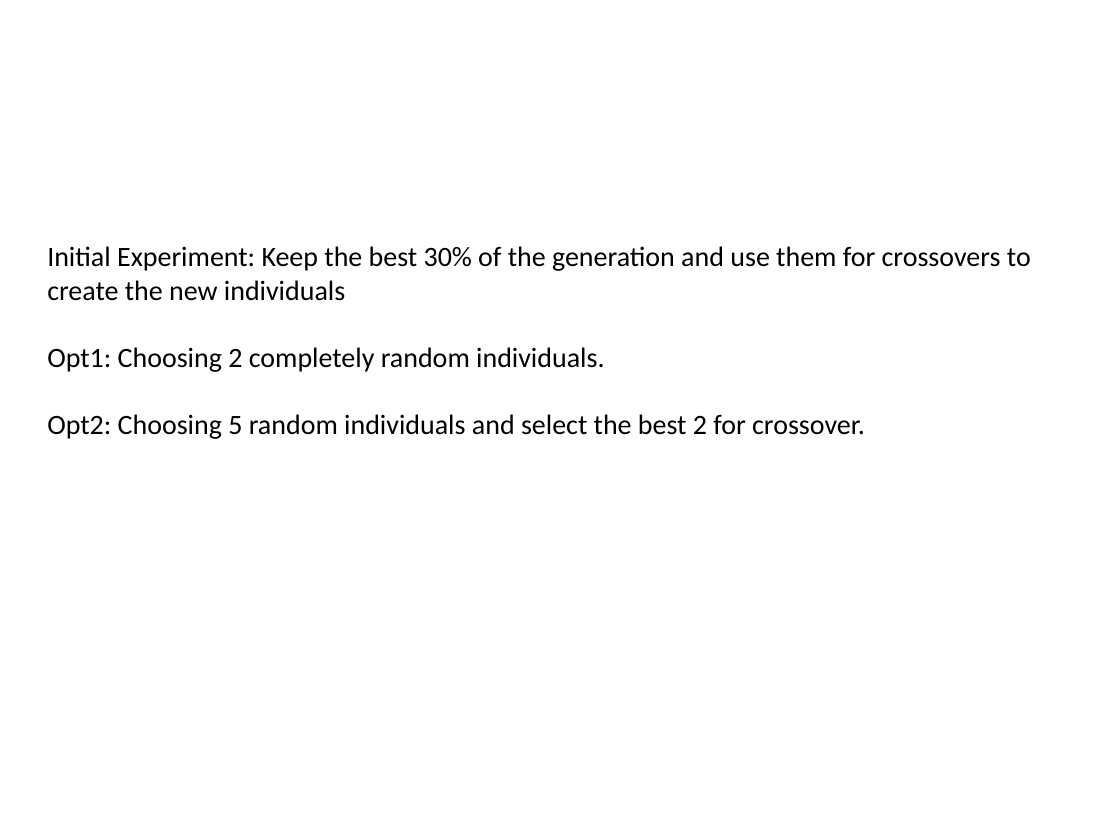
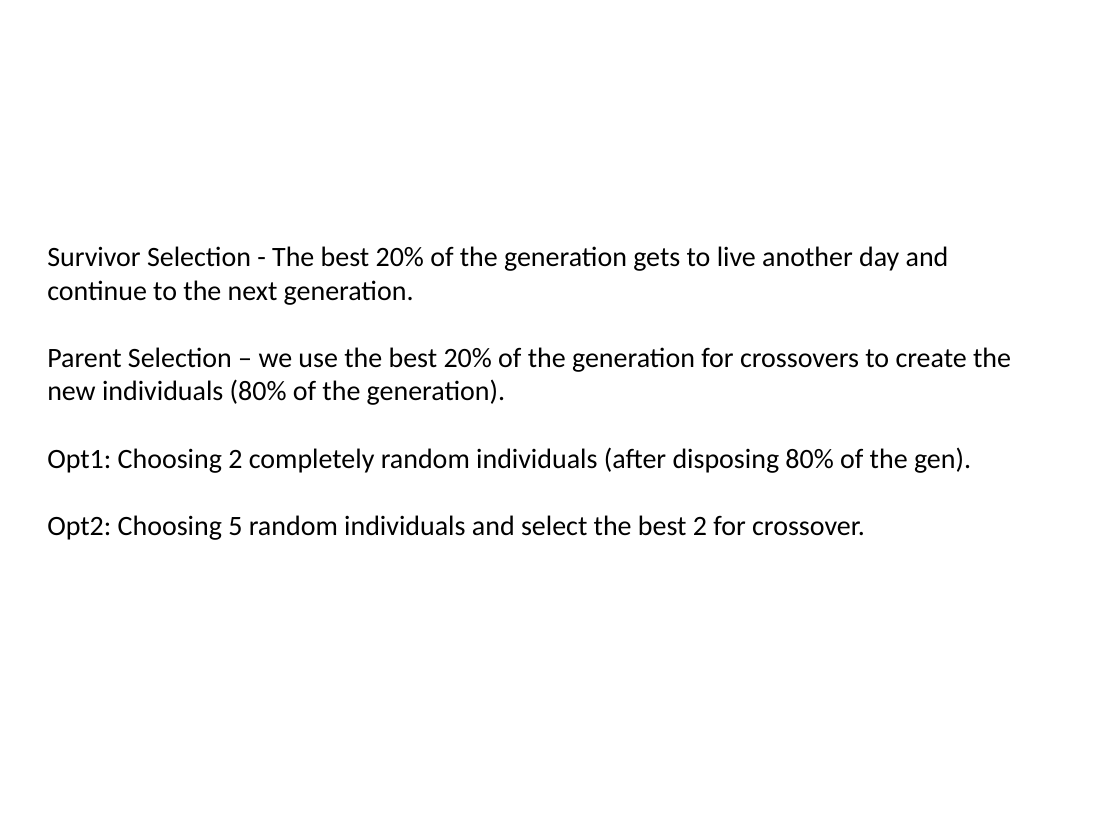
Before and after one commit to LironAvr/EvolutionaryLightsUp, a slide deck: slide 12 of presentation.pptx. Drawn at 1120x840 pixels with LibreOffice and Linux fonts; fonts in the diff are those of the drawing; background and template pictures are left out. Boxes give left, top, right and bottom in pixels: in the first picture for what was removed or moved away, otherwise in the second. Text is boxed around its words. In the diff, an @@ line names an element or a change of style, - is before the commit and + after.

Commit message:
experiments

```diff
--- a/presentation.pptx
+++ b/presentation.pptx
@@ text at box(47, 246, 1011, 473): text changed @@
-Initial Experiment: Keep the best 30% of the generation and use them for crossovers to create the new individuals
-Opt1: Choosing 2 completely random individuals.
+Survivor Selection - The best 20% of the generation gets to live another day and continue to the next generation.
+Parent Selection – we use the best 20% of the generation for crossovers to create the new individuals (80% of the generation).
+Opt1: Choosing 2 completely random individuals (after disposing 80% of the gen).
@@ title at box(147, 246, 251, 267): text changed @@
-Parent Selection
+Selection
```
Also in this commit, not shown: 3 other slides changed, 1 slide removed, 12 other files.
